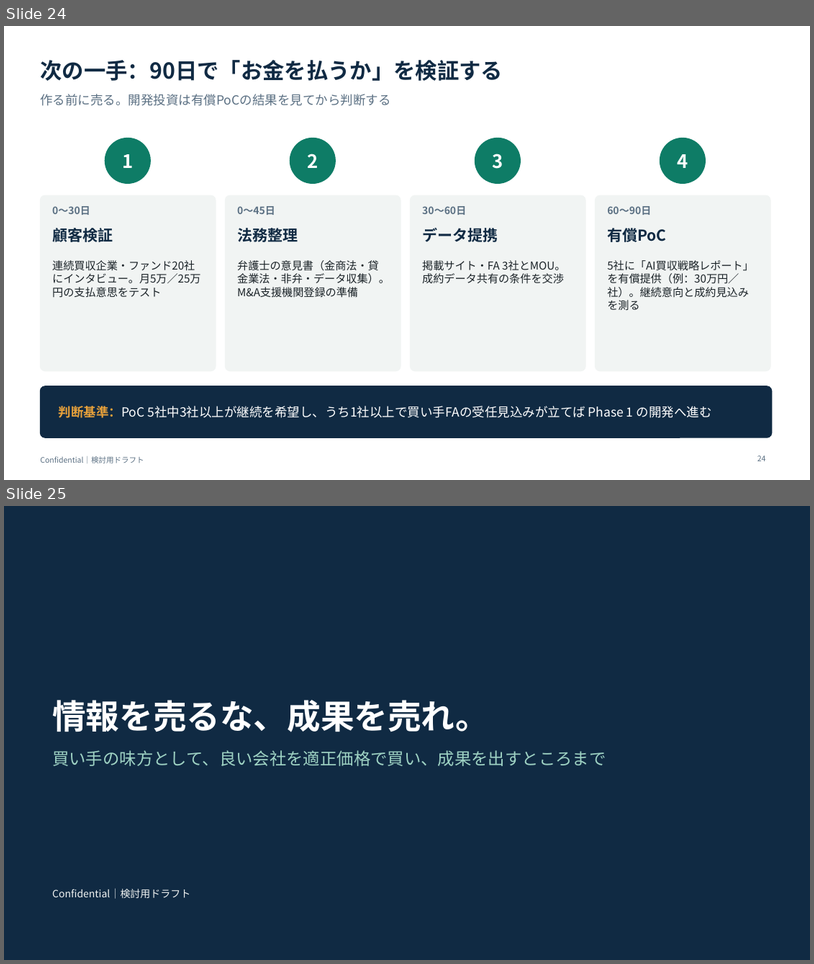
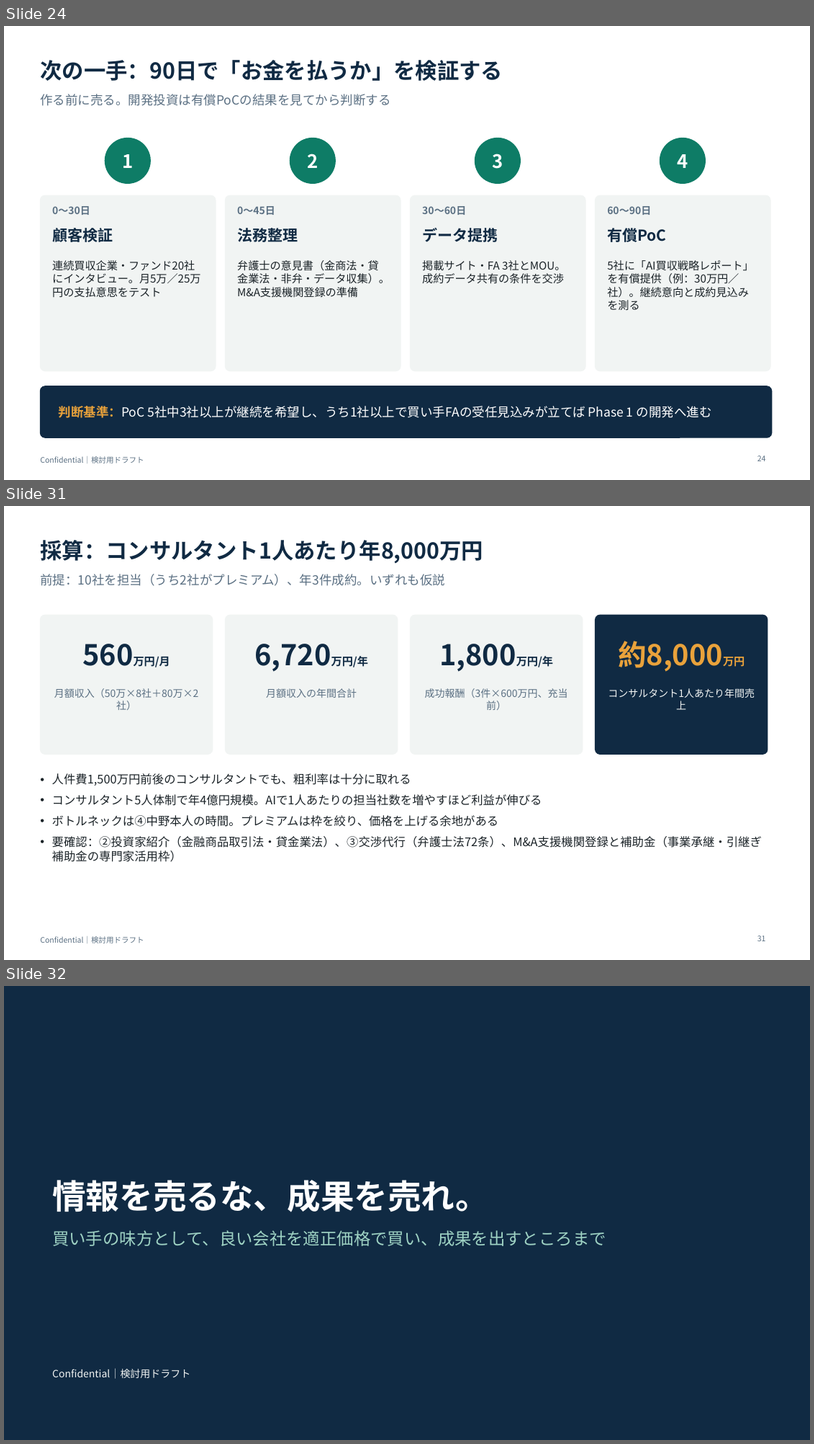
Before and after one commit to nakano-winebank/wine-auction, a slide deck: docs/business/AI_MA_新規事業_レビューと提案.pptx. Shown one above the other, each under a label of ours: slides 24 and 25 before the commit, slides 24, 31 and 32 after it; the slides between them are not shown. The pictures are 814x964 and 814x1444 pixels, drawn with LibreOffice and Linux fonts; fonts in the diff are those of the drawing. Boxes give left, top, right and bottom in pixels: in the first picture for what was removed or moved away, otherwise in the second. Text is boxed around its words. In the diff, an @@ line names an element or a change of style, - is before the commit and + after.

```diff
--- a/docs/business/AI_MA_新規事業_レビューと提案.pptx
+++ b/docs/business/AI_MA_新規事業_レビューと提案.pptx
@@ slide 31 added at [4,506,810,960], background #FFFFFF; not listed: 1 template element that a slide beside it also shows @@
@@ title added at [40,540,484,564], 26 pt, text #102A43, bold @@
+採算：コンサルタント1人あたり年8,000万円
@@ text added at [40,574,445,586], 15 pt, text #5B7083 @@
+前提：10社を担当（うち2社がプレミアム）、年3件成約。いずれも仮説
@@ rounded rectangle added at [40,615,213,754], fill #F1F4F3, outline #F1F4F3 1 pt @@
@@ rounded rectangle added at [226,615,398,754], fill #F1F4F3, outline #F1F4F3 1 pt @@
@@ rounded rectangle added at [411,615,583,754], fill #F1F4F3, outline #F1F4F3 1 pt @@
@@ rounded rectangle added at [596,615,768,754], fill #102A43, outline #102A43 1 pt @@
@@ text added at [134,656,170,667], 13 pt, text #102A43, bold @@
+560万円/月
@@ text added at [255,644,368,672], 34 pt, text #102A43, bold @@
+6,720万円/年
@@ text added at [440,644,553,672], 34 pt, text #102A43, bold @@
+1,800万円/年
@@ text added at [618,641,723,672], 34 pt, text #E9A23B, bold @@
+約8,000万円
@@ text added at [54,688,199,698], 12 pt, text #5B7083 @@
+月額収入（50万×8社＋80万×2社）
@@ text added at [266,688,357,698], 12 pt, text #5B7083 @@
+月額収入の年間合計
@@ text added at [425,688,568,710], 12 pt, text #5B7083 @@
+成功報酬（3件×600万円、充当前）
@@ text added at [608,688,755,698], 12 pt, text #F1F4F3 @@
+コンサルタント1人あたり年間売上
@@ text added at [52,773,762,862], 14 pt, text #1B2328 @@
+• 人件費1,500万円前後のコンサルタントでも、粗利率は十分に取れる
+• コンサルタント5人体制で年4億円規模。AIで1人あたりの担当社数を増やすほど利益が伸びる
+• ボトルネックは④中野本人の時間。プレミアムは枠を絞り、価格を上げる余地がある
+• 要確認：②投資家紹介（金融商品取引法・貸金業法）、③交渉代行（弁護士法72条）、M&A支援機関登録と補助金（事業承継・引継ぎ補助金の専門家活用枠）
@@ page number added at [758,935,766,941], 9 pt, text #5B7083 @@
+31
@@ what was slide 25 is now slide 32 @@
```
Also in this commit, not shown: 1 slide changed, 6 other slides added.
